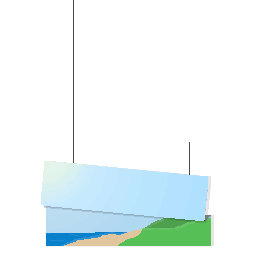
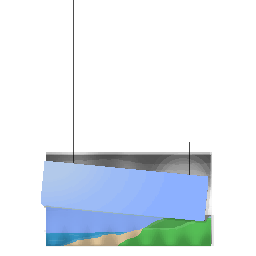
Comparing the layer stacks of the two (256, 256) images. Changes:
added layer "Layer 4" above "Layer 6" over box(44, 205, 212, 246)
added layer "Layer 6" (50%) above "Layer 1 copy 2" over box(41, 161, 165, 216)
added layer "Layer 1 copy 2" above "Layer 1 copy" over box(41, 161, 211, 246)
added layer "Layer 5 copy" (80%) above "Layer 5" over box(44, 152, 212, 246)
added layer "Layer 5" above "Layer 3" over box(44, 152, 212, 246)
